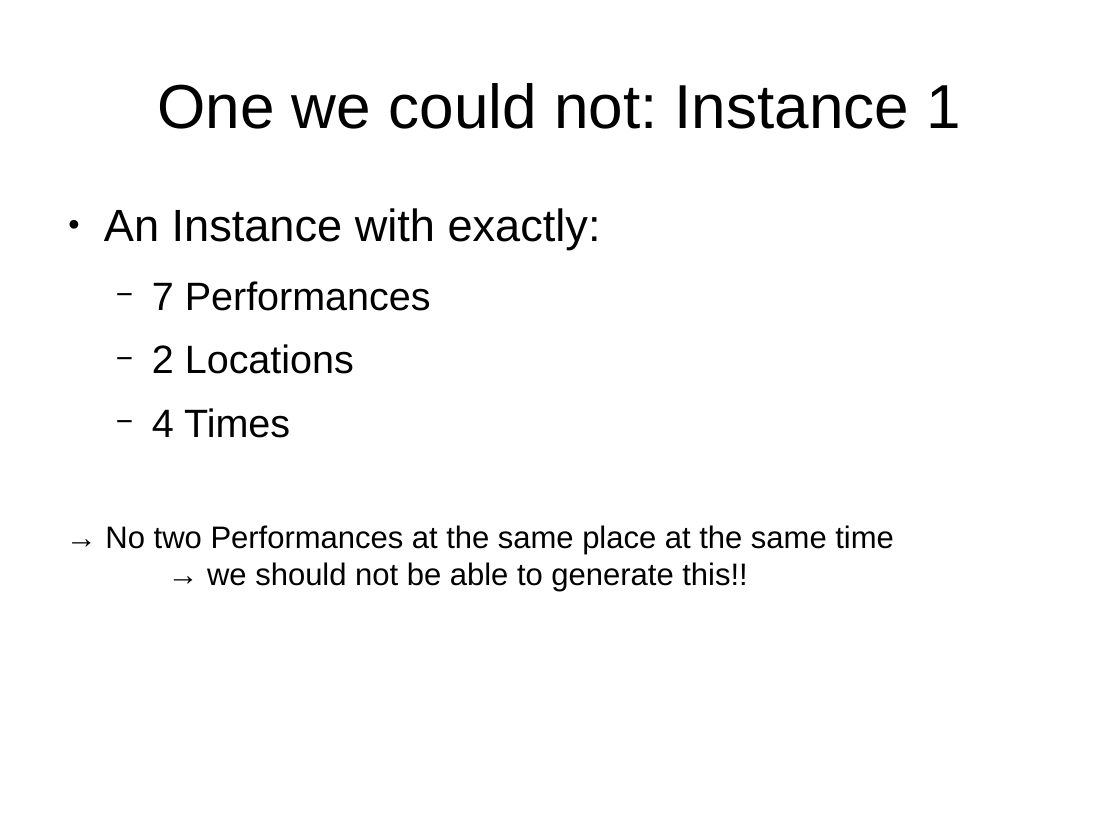
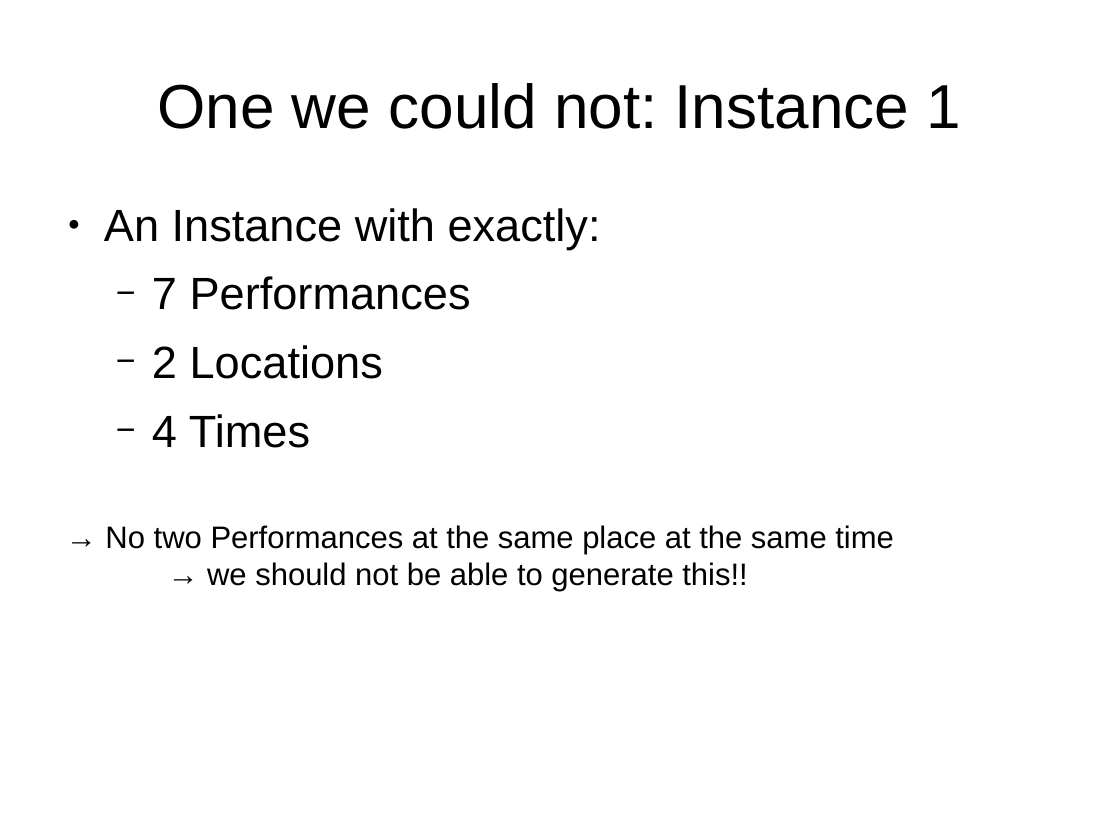
Before and after one commit to JonasMohler/SAE, a slide deck: slide 4 of Part_2/SAE-Präsi.odp (slide 3 before the commit). Drawn at 1120x840 pixels with LibreOffice and Linux fonts; fonts in the diff are those of the drawing. Boxes give left, top, right and bottom in pixels: in the first picture for what was removed or moved away, otherwise in the second. Text is boxed around its words. In the diff, an @@ line names an element or a change of style, - is before the commit and + after.

```diff
--- a/Part_2/SAE-Präsi.odp
+++ b/Part_2/SAE-Präsi.odp
@@ text "An Instance with exactly:" at <box>104,208,601,448</box>: size 28 to 32 pt in "7 Performances", "2 Locations", "4 Times"; indent changed; line spacing 1 to 0.9; more space between paragraphs @@
```
Also in this commit, not shown: 2 other slides changed, 2 slides added, 1 slide removed.
